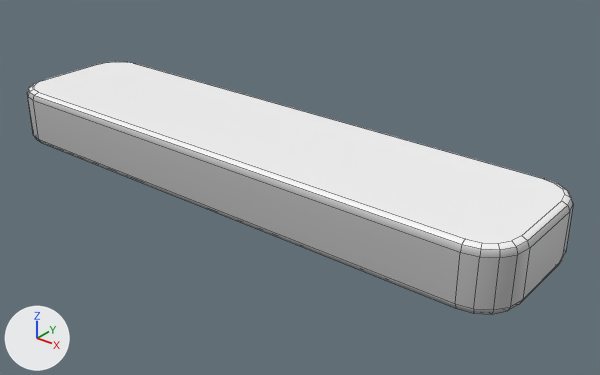
What one commit did to the FBX model Assets/Mesh/New/cube.fbx.
Before and after are seen from a 50 mm camera at (0.0705, -0.0792, 0.0468) aimed at (0.0054, 0.0021, -0.0036). The axes (+X, +Y, +Z) are drawn at lower left. The lights are the same throughout. Mesh edges are drawn as thin lines. Where no turn or scale is listed for an object, it has been applied to the vertices.
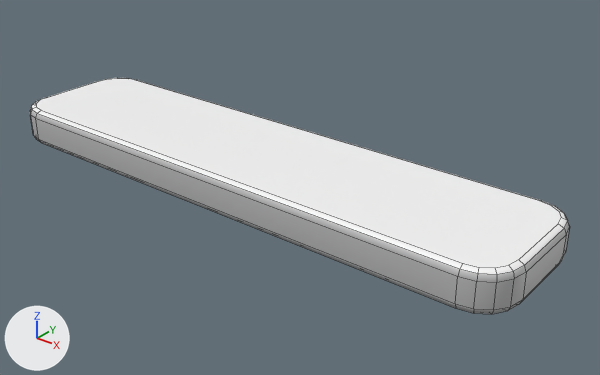
The newer file is also turned or shifted as a whole; pictures and numbers use the older file's frame.

Where the change shows, as pixel boxes (x1, y1, x2, y2) in the pictures (600 x 375 px; the box of a moved part takes in the faces that stretch with it):
'cube', reshaped (7% shorter): before (27, 61, 573, 314); after (30, 78, 570, 314)
part 1 of me_mesh, moved or reshaped: before (27, 61, 573, 285); after (30, 78, 570, 285)

Edits to the bpy script that builds the scene:
```text
Change me_mesh:
    where me_mesh.from_pydata(...)  # 120 vertices, 102 faces; spans x -0.042..0.042, y -0.0105..0.0105, z -0.0043..0.0043
    used by ob_cube; location = (0.0, 0.0, 0.0)
    me_mesh part 1: all 60 vertices in x -0.042..0.042, y -0.0105..0.0105, z 0.0032..0.0043 are moved by (0.0, 0.0, -0.003)
```
